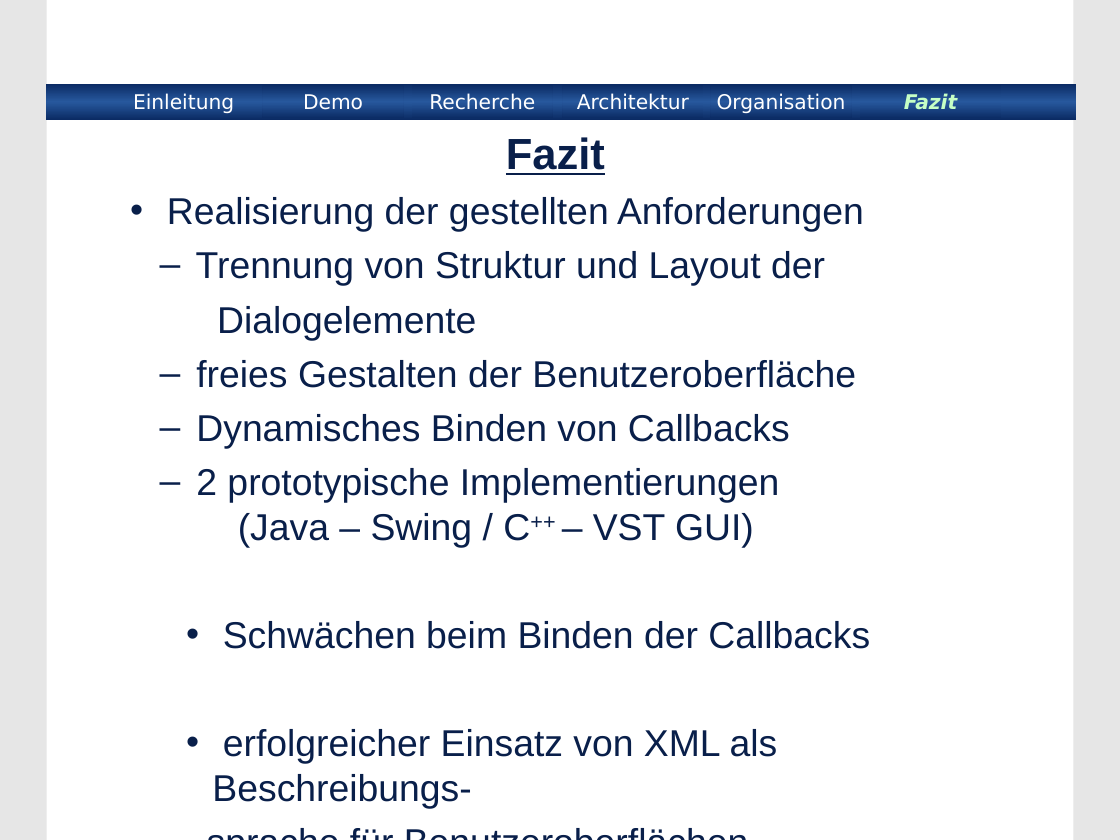
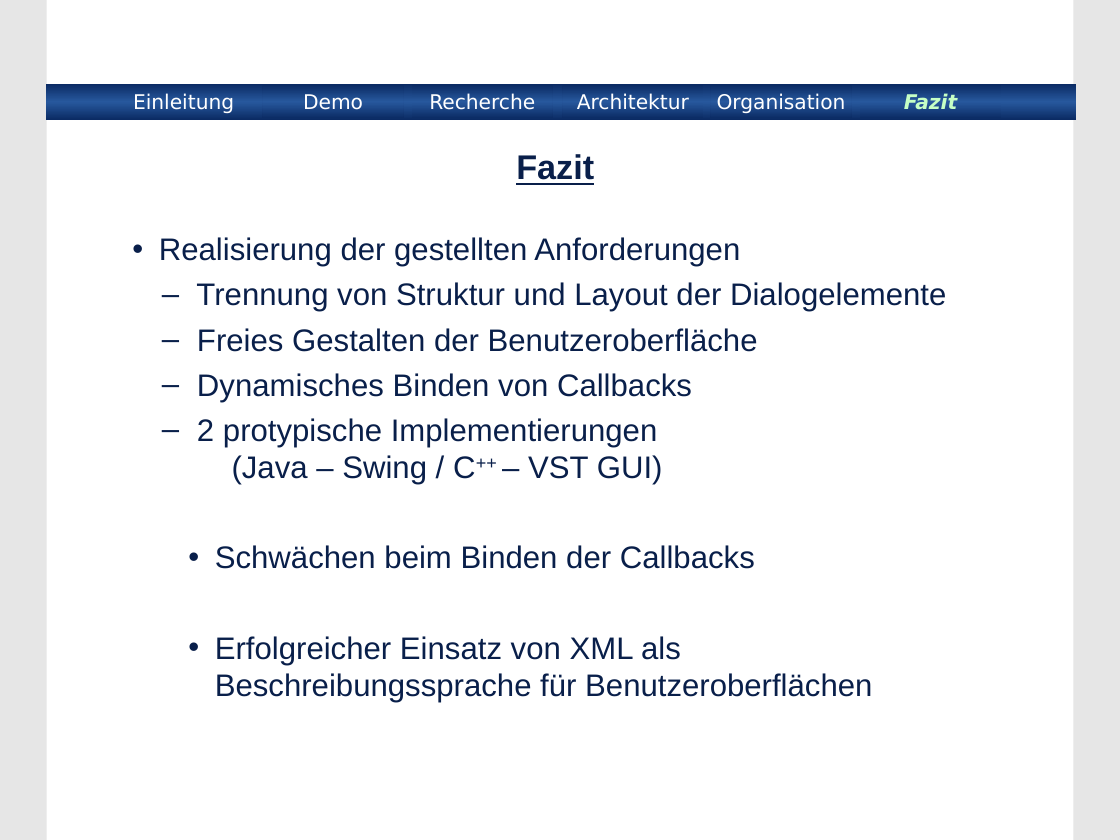
Before and after one commit to BackupTheBerlios/xmlinterface, a slide deck: slide 15 of xmlinterface/project/Praesentation/xmlinterface.ppt (slide 16 before the commit). Drawn at 1120x840 pixels with LibreOffice and Linux fonts; fonts in the diff are those of the drawing; background and template pictures are left out. Boxes give left, top, right and bottom in pixels: in the first picture for what was removed or moved away, otherwise in the second. Text is boxed around its words. In the diff, an @@ line names an element or a change of style, - is before the commit and + after.

```diff
--- a/xmlinterface/project/Praesentation/xmlinterface.ppt
+++ b/xmlinterface/project/Praesentation/xmlinterface.ppt
@@ title "Fazit": place and size @@
-title "Fazit" at [506, 137, 605, 175]
+title "Fazit" at [516, 154, 594, 185]
@@ title "Fazit" at [516, 154, 594, 185]: size 28 to 22 pt @@
@@ subtitle "Realisierung der gestellten Anforderungen": place and size @@
-subtitle "Realisierung der gestellten Anforderungen" at [167, 197, 870, 809]
+subtitle "Realisierung der gestellten Anforderungen" at [159, 237, 946, 702]
@@ subtitle at [159, 237, 755, 569]: size 24 to 20 pt in "Realisierung der gestellten Anforderungen", "Dynamisches Binden von Callbacks", "Schwächen beim Binden der Callbacks"; less space between paragraphs @@
@@ subtitle at [196, 282, 946, 352]: text changed; size 24 to 20 pt @@
-  – Trennung von Struktur und Layout der
-  Dialogelemente
-  – freies Gestalten der Benutzeroberfläche
+  – Trennung von Struktur und Layout der Dialogelemente
+  – Freies Gestalten der Benutzeroberfläche
@@ subtitle at [197, 418, 663, 484]: text changed; size 24 to 20 pt @@
-  – 2 prototypische Implementierungen
-    (Java – Swing / C++ – VST GUI)
+  – 2 protypische Implementierungen
+    (Java – Swing / C++ – VST GUI)
@@ subtitle at [215, 636, 872, 702]: text changed; size 24 to 20 pt @@
-• erfolgreicher Einsatz von XML als Beschreibungs-
-sprache für Benutzeroberflächen
+• Erfolgreicher Einsatz von XML als Beschreibungssprache für Benutzeroberflächen
```
Also in this commit, not shown: 13 other slides changed, 2 slides added, 3 slides removed.
